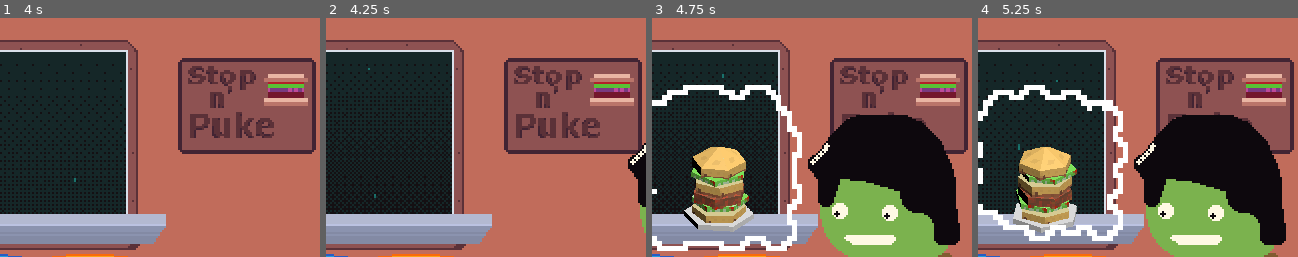
Above: before the commit, frames 1-4 (left to right).
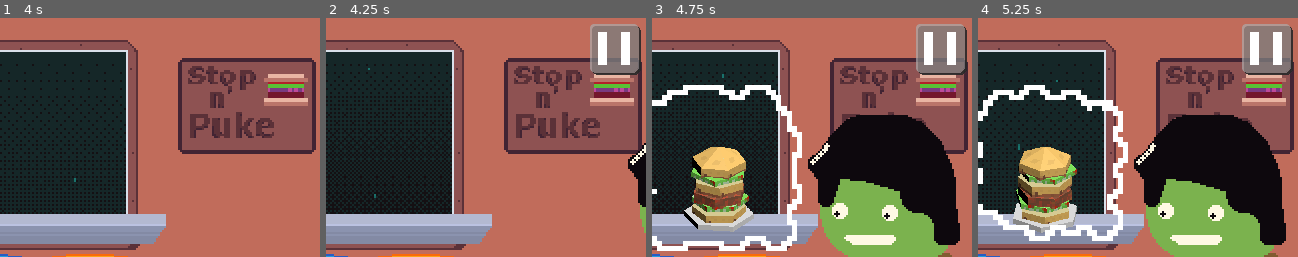
Above: after the commit, the same moments.

Repository: LettucePie/burgert
Game: Godot game, scene res://scenes/play.tscn
Two runs of this game, one before a commit and one after it. Both use one fixed random seed, a clock stepped at 60 frames per second and the inputs below. Sound files missing from this copy of the repository are replaced by a short silence.
Inputs (mouse positions are % of the whole screen's width and height, from its top left):
- Up to frame 1 (4 s): click "Play" at 0.5 s; tap Enter (menu) at 1.25 s; move the mouse to (72, 45) at 1.27 s; hold Right (right) 1.28-2 s; tap Z (confirm) at 1.35, 2.85 s; click (72, 45) at 1.42 s; drag from (30, 55) to (45, 70) at 2.02 s; move the mouse to (60, 28) at 2.77 s; hold Right (right) 2.78-3.5 s; drag from (45, 70) to (20, 35) at 3.52 s
- Up to frame 2 (4.25 s): no input
- Up to frame 3 (4.75 s): move the mouse to (80, 65) at 4.27 s; hold Left (left) from 4.28 s (still down); tap Z (confirm) at 4.35 s
- Up to frame 4 (5.25 s): release Left (left) at 5 s; drag from (20, 35) to (35, 25) at 5.02 s
The pictures show only the part of the screen within x 50-100%, y 0-50%; the shares and areas given below are measured in that part.

Frame 1 is identical in both runs. In frame 2, 3.3% of the frame differs, in the area x 82-99%, y 2-24%; in frame 3, 3.3%; in frame 4, 3.3%.

Commit message:
added pause button and changed touch controls for movement for sliding

Diff:
--- a/assets/resources/ui/theme_a.tres
+++ b/assets/resources/ui/theme_a.tres
@@ -1,10 +1,20 @@
-[gd_resource type="Theme" load_steps=6 format=3 uid="uid://cwt3w4hm8o87b"]
+[gd_resource type="Theme" load_steps=11 format=3 uid="uid://cwt3w4hm8o87b"]
 
 [ext_resource type="StyleBox" uid="uid://3h1egpummsed" path="res://assets/resources/ui/button_highlight.tres" id="1_vlvem"]
 [ext_resource type="StyleBox" uid="uid://dxmuuyaridim5" path="res://assets/resources/ui/button_base.tres" id="2_e552v"]
 [ext_resource type="StyleBox" uid="uid://dfx5el6hax2vj" path="res://assets/resources/ui/button_selected.tres" id="3_0mxkr"]
 [ext_resource type="FontFile" uid="uid://bbaxa6qum5nko" path="res://third-party/kenney-nl/fonts/Kenney Thick.ttf" id="4_rwklj"]
 [ext_resource type="StyleBox" uid="uid://bof8qnrnq7pc6" path="res://assets/resources/ui/panel_base.tres" id="4_ti2bw"]
+
+[sub_resource type="StyleBoxEmpty" id="StyleBoxEmpty_qo3yj"]
+
+[sub_resource type="StyleBoxEmpty" id="StyleBoxEmpty_8i54s"]
+
+[sub_resource type="StyleBoxEmpty" id="StyleBoxEmpty_jat4x"]
+
+[sub_resource type="StyleBoxEmpty" id="StyleBoxEmpty_adcxw"]
+
+[sub_resource type="StyleBoxEmpty" id="StyleBoxEmpty_a53v7"]
 
 [resource]
 default_font = ExtResource("4_rwklj")
@@ -20,4 +30,10 @@
 CheckButton/styles/hover_pressed = ExtResource("2_e552v")
 CheckButton/styles/normal = ExtResource("2_e552v")
 CheckButton/styles/pressed = ExtResource("2_e552v")
+IconButton/base_type = &"Button"
+IconButton/styles/disabled = SubResource("StyleBoxEmpty_qo3yj")
+IconButton/styles/focus = SubResource("StyleBoxEmpty_8i54s")
+IconButton/styles/hover = SubResource("StyleBoxEmpty_jat4x")
+IconButton/styles/normal = SubResource("StyleBoxEmpty_adcxw")
+IconButton/styles/pressed = SubResource("StyleBoxEmpty_a53v7")
 Panel/styles/panel = ExtResource("4_ti2bw")
--- a/scenes/game/game.gd
+++ b/scenes/game/game.gd
@@ -211,3 +211,7 @@
 
 func _on_kitchen_a_customer_left():
 	make_new_order()
+
+
+func _on_hud_gui_pause():
+	emit_signal("game_paused")
--- a/scenes/game/game.tscn
+++ b/scenes/game/game.tscn
@@ -438,5 +438,6 @@
 [connection signal="chef_ready" from="chef" to="." method="_on_chef_chef_ready"]
 [connection signal="start_burger_submission" from="chef" to="." method="_on_chef_start_burger_submission"]
 [connection signal="submit_burger" from="chef" to="." method="_on_chef_submit_burger"]
+[connection signal="gui_pause" from="hud" to="." method="_on_hud_gui_pause"]
 [connection signal="finished_results" from="results" to="." method="_on_results_finished_results"]
 [connection signal="timeout" from="game_timer" to="." method="_on_game_timer_timeout"]
--- a/scenes/ui/hud.gd
+++ b/scenes/ui/hud.gd
@@ -1,5 +1,7 @@
 extends Control
 class_name HUD
+
+signal gui_pause()
 
 var order_shown : bool = false
 var timer : Timer = null
@@ -94,3 +96,7 @@
 		process_scrolling(delta)
 	if timer != null:
 		$VBoxContainer/time.text = "TIME - " + str(floor(timer.time_left))
+
+
+func _on_pause_pressed():
+	emit_signal("gui_pause")
--- a/scenes/ui/hud.tscn
+++ b/scenes/ui/hud.tscn
@@ -28,6 +28,7 @@
 [ext_resource type="Texture2D" uid="uid://c5ssx5yhrma4o" path="res://assets/images/ui/orders/order-scribble_mustard2.png" id="22_5n1vg"]
 [ext_resource type="Texture2D" uid="uid://ckiwno1pxnat7" path="res://assets/images/ui/orders/order-scribble_mustard3.png" id="23_shojr"]
 [ext_resource type="PackedScene" uid="uid://bldfvrixfhcp4" path="res://scenes/ui/scribble-entry.tscn" id="26_dy7st"]
+[ext_resource type="Texture2D" uid="uid://c4jqebjtv1k6j" path="res://assets/images/ui/pause_button_gui.png" id="29_jwmgn"]
 
 [node name="hud" type="Control"]
 layout_mode = 3
@@ -102,3 +103,19 @@
 layout_mode = 2
 size_flags_vertical = 2
 texture = ExtResource("6_wejp0")
+
+[node name="Pause" type="Button" parent="."]
+texture_filter = 1
+layout_mode = 1
+anchors_preset = -1
+anchor_left = 0.9
+anchor_right = 1.0
+anchor_bottom = 0.133
+offset_bottom = 0.16
+grow_horizontal = 0
+theme_type_variation = &"IconButton"
+icon = ExtResource("29_jwmgn")
+icon_alignment = 1
+expand_icon = true
+
+[connection signal="pressed" from="Pause" to="." method="_on_pause_pressed"]
--- a/scenes/ui/touch_inputs.tscn
+++ b/scenes/ui/touch_inputs.tscn
@@ -91,6 +91,7 @@
 
 [node name="LeftArrow" type="TouchScreenButton" parent="Frame3"]
 texture_normal = ExtResource("4_1ywls")
+passby_press = true
 action = "left"
 
 [node name="Frame4" type="ColorRect" parent="."]
@@ -142,6 +143,7 @@
 position = Vector2(15.905, 0)
 scale = Vector2(1.695, 1.695)
 texture_normal = ExtResource("7_yihio")
+passby_press = true
 action = "right"
 
 [connection signal="resized" from="." to="." method="_on_resized"]
Binary file added: assets/images/ui/pause_button_gui.png
Not shown, added: assets/images/ui/pause_button_gui.png.import
Not shown: 1 places in scenes/ui/hud.tscn that only renumber resources
Not shown, added: assets/images/ui/pause_button_gui.png~
Not shown, changed: assets/images/ui/touchcontrols_gui.kra
Not shown, changed: assets/images/ui/touchcontrols_gui.kra~
